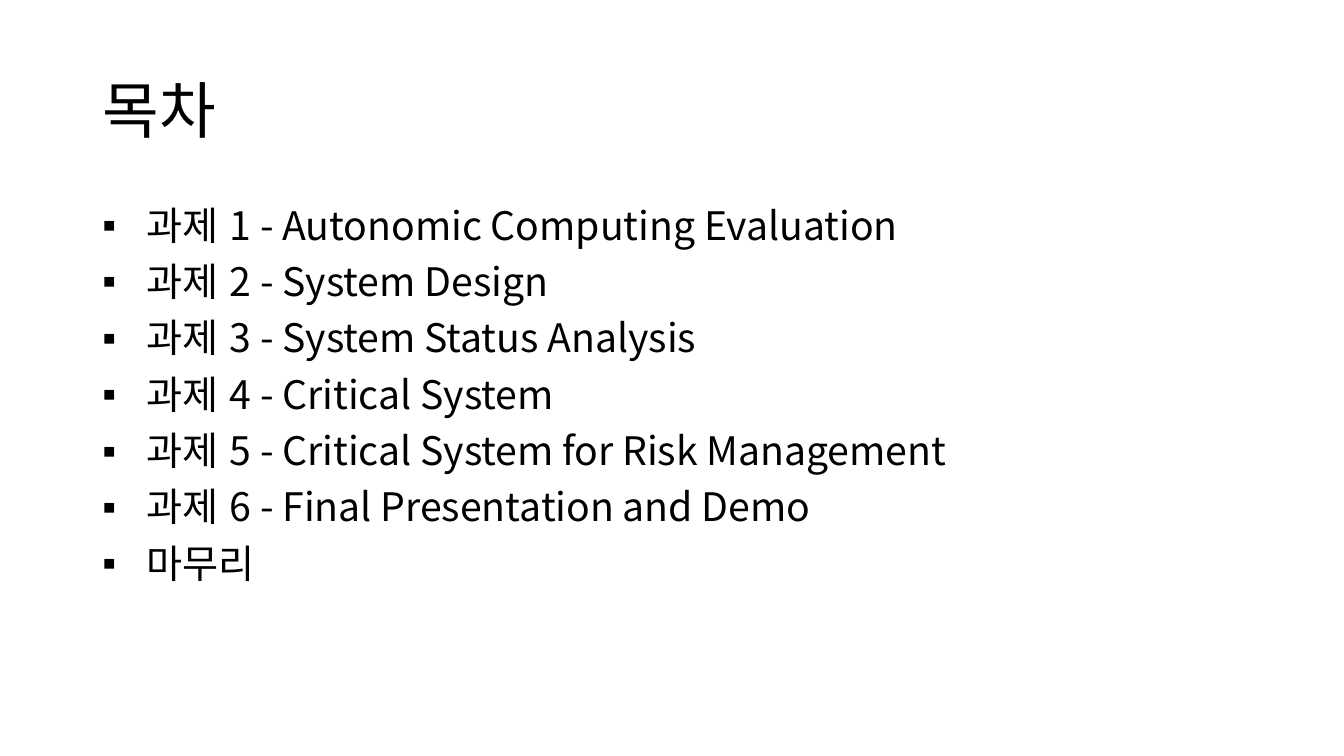
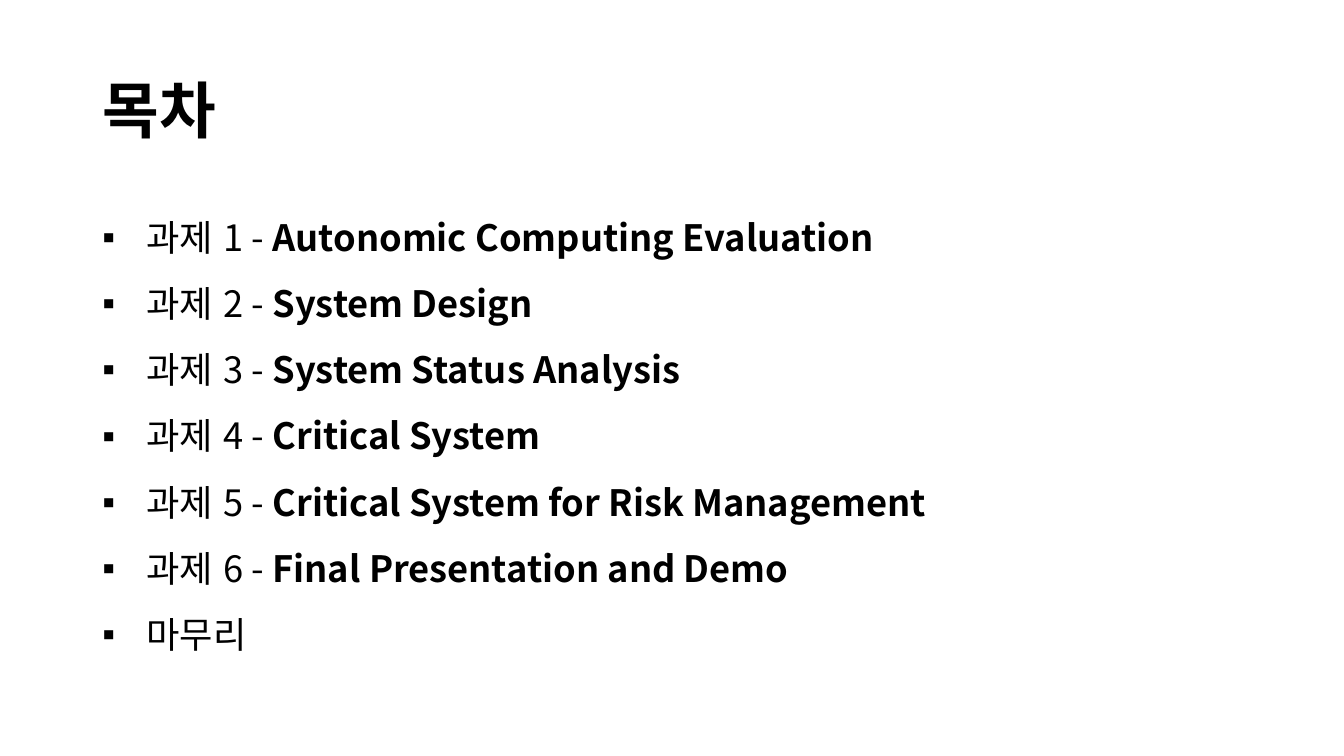
Before and after one commit to TUK-pedestrianSafety/document, a slide deck: slide 2 of ppt/소프트웨어 응용설계 발표자료.pptx. Drawn at 1344x756 pixels with LibreOffice and Linux fonts; fonts in the diff are those of the drawing. Boxes give left, top, right and bottom in pixels: in the first picture for what was removed or moved away, otherwise in the second. Text is boxed around its words. In the diff, an @@ line names an element or a change of style, - is before the commit and + after.

```diff
--- a/ppt/소프트웨어 응용설계 발표자료.pptx
+++ b/ppt/소프트웨어 응용설계 발표자료.pptx
@@ title "목차" at (102, 81, 215, 139): bold on @@
@@ text "과제 1 - Autonomic Computing ..." at (147, 221, 926, 651): size 28 to 25.9 pt; bold on in "Autonomic Computing Evaluation", "System Design", "System Status Analysis", "Critical System" and 2 more places; line spacing 0.9 to 1.2 @@
```
Also in this commit, not shown: 8 other slides changed, 1 other file.
